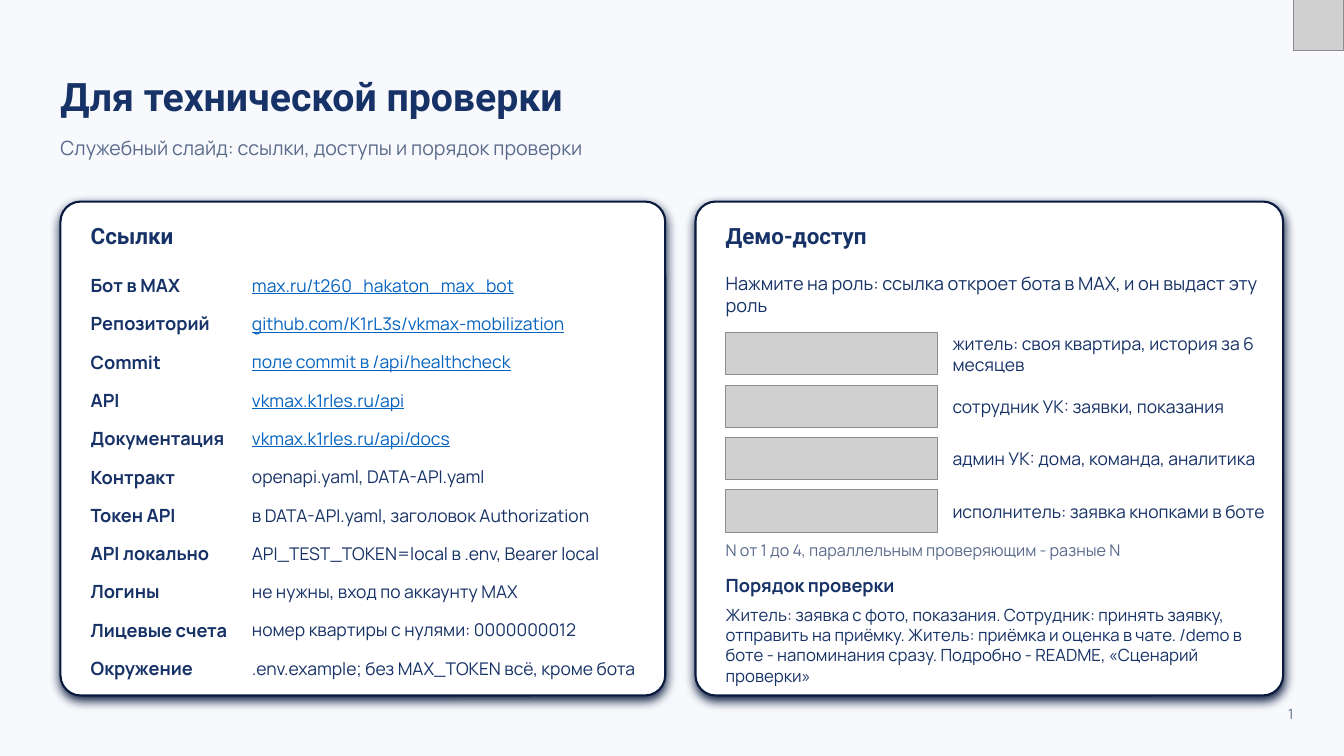
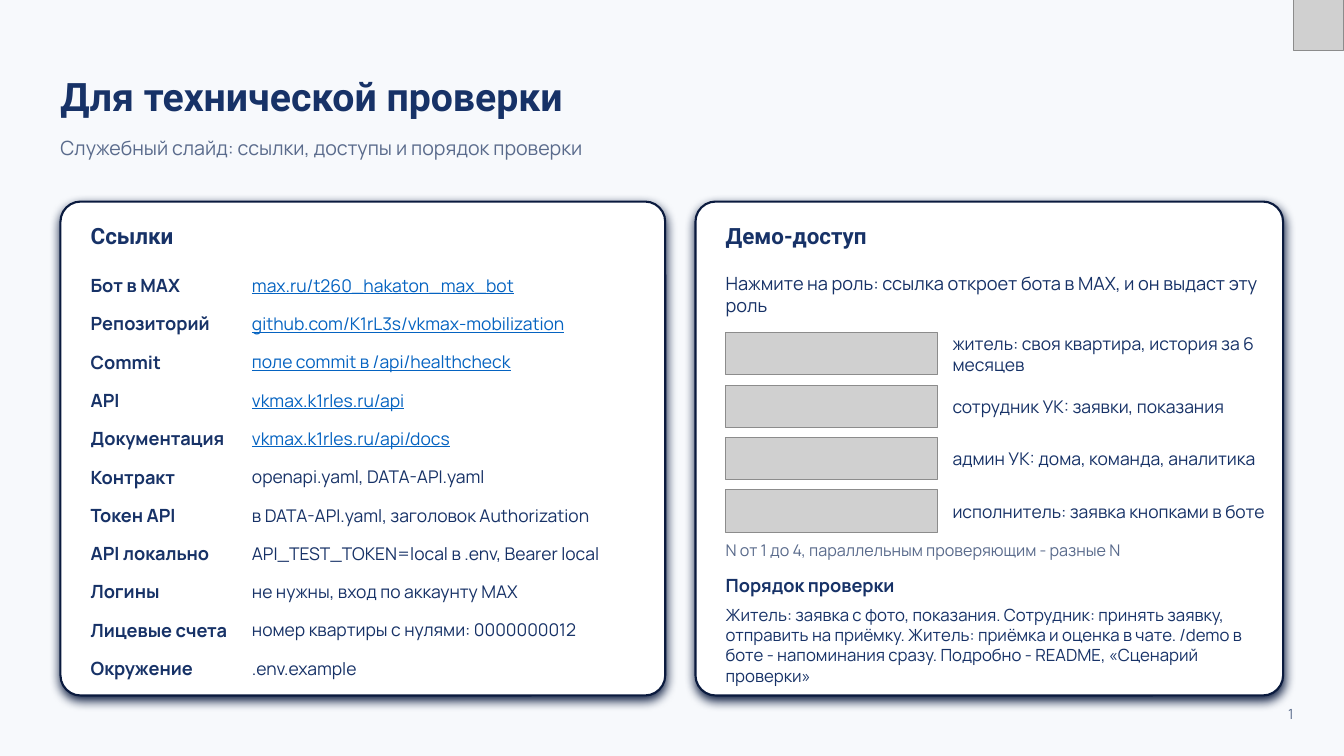
Before and after one commit to K1rL3s/vkmax-mobilization, a slide deck: slide 1 of docs/preza/zheka.pptx. Drawn at 1344x756 pixels with LibreOffice and Linux fonts; fonts in the diff are those of the drawing; grey boxes stand for pictures. Boxes give left, top, right and bottom in pixels: in the first picture for what was removed or moved away, otherwise in the second. Text is boxed around its words. In the diff, an @@ line names an element or a change of style, - is before the commit and + after.

```diff
--- a/docs/preza/zheka.pptx
+++ b/docs/preza/zheka.pptx
@@ text at [252, 662, 357, 680]: text changed @@
-.env.example; без MAX_TOKEN всё, кроме бота
+.env.example
```
Also in this commit, not shown: 4 other slides changed, 3 other files.
